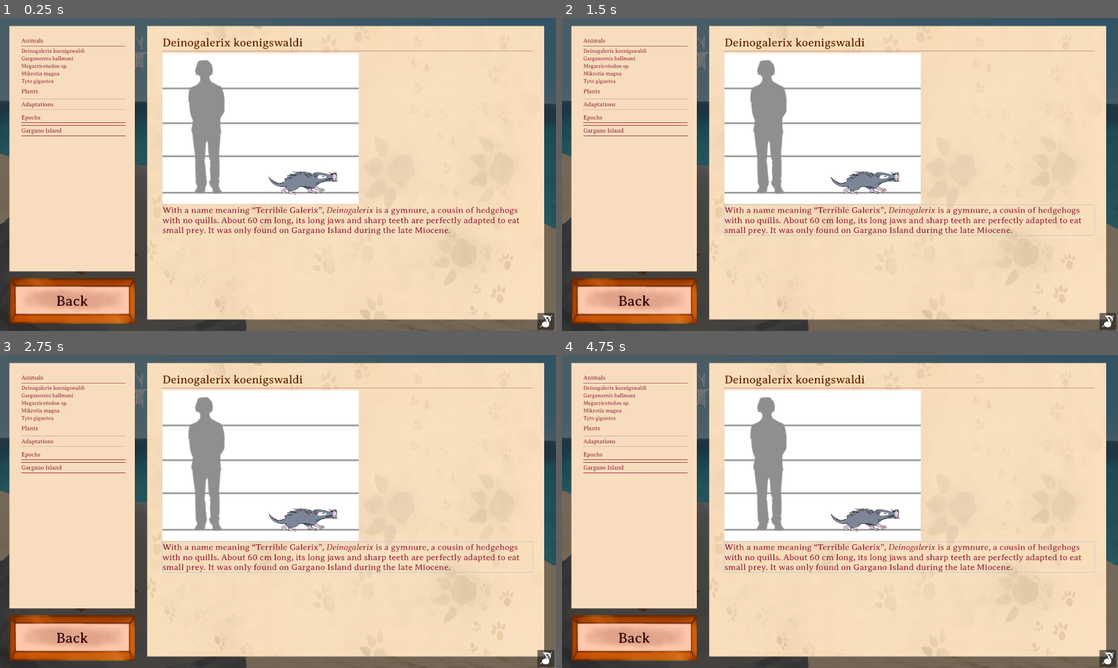
Above: before the commit, frames 1-4 (two rows, left to right).
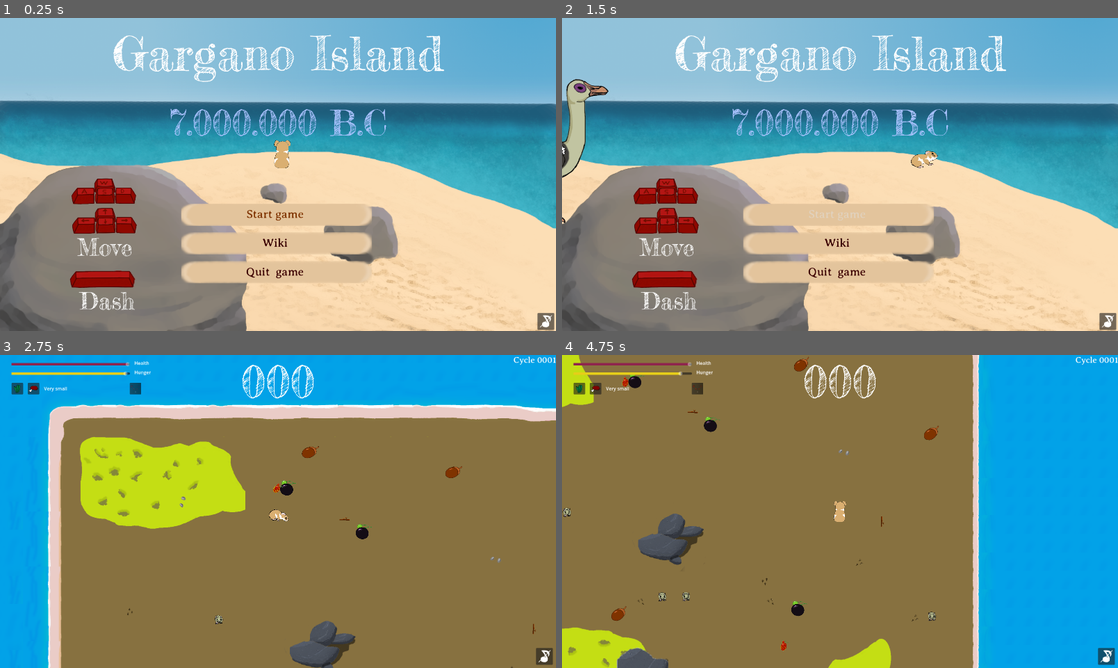
Above: after the commit, the same moments.

Repository: nialsiG/GMTK2024
Game: Godot game, scene res://scenes/Menus/start_menu.tscn
Same seed, same stepped clock (60 frames per second), same inputs: the game is played once before the commit and once after it. The engine's default icon, where the game draws it, is replaced by a stand-in: a white triangle on a blue panel in a dark square.
Inputs (mouse positions are in pixels of both pictures, inside the frame that each line leads up to):
- Up to frame 1 (0.25 s): no input
- Up to frame 2 (1.5 s): click "Start game" at 0.5 s; click (840, 212) at 1.25 s, where only the run before the commit has a clickable "Start game"
- Up to frame 3 (2.75 s): move the mouse to (400, 495) at 2.02 s; hold D (move_right) from 2.03 s (still down); tap Space (attack) at 2.1 s
- Up to frame 4 (4.75 s): move the mouse to (728, 527) at 2.77 s; release D (move_right) at 2.78 s; hold S (move_down) 2.78-3.53 s; tap Space (attack) at 2.85, 3.6, 4.35 s; move the mouse to (895, 442) at 3.52 s; hold D (move_right) 3.53-4.28 s; move the mouse to (812, 574) at 4.27 s; hold W (move_up) from 4.28 s (still down)

The runs differ from the first frame. In frame 1, 83% of the frame differs, in the area x 0-100%, y 0-100%; in frame 2, 83%; in frame 3, 95%; in frame 4, 98%.

Commit message:
update graphique ui 3

Diff:
--- /dev/null
+++ b/Gmtk 2024/resources/buttons/sand_button.tres
@@ -0,0 +1,6 @@
+[gd_resource type="StyleBoxTexture" load_steps=2 format=3 uid="uid://o3xebk20tjhc"]
+
+[ext_resource type="Texture2D" uid="uid://dc4xi4voftiuw" path="res://assets/sprites/UI/button02.png" id="1_5qjxv"]
+
+[resource]
+texture = ExtResource("1_5qjxv")
--- a/Gmtk 2024/scenes/Game/pause_menu.tscn
+++ b/Gmtk 2024/scenes/Game/pause_menu.tscn
@@ -1,12 +1,10 @@
-[gd_scene load_steps=9 format=3 uid="uid://6l4w61rf18jd"]
+[gd_scene load_steps=7 format=3 uid="uid://6l4w61rf18jd"]
 
 [ext_resource type="Script" path="res://scenes/Game/pause_menu.gd" id="1_4dify"]
-[ext_resource type="LabelSettings" uid="uid://d0xafy67rfe8g" path="res://resources/labels/title1.tres" id="2_iwr68"]
-[ext_resource type="LabelSettings" uid="uid://bn0y2ipsuysdl" path="res://resources/labels/title3.tres" id="3_4uvse"]
+[ext_resource type="Texture2D" uid="uid://bcx3u7mrl76ni" path="res://assets/sprites/UI/panel.png" id="2_vgesb"]
 [ext_resource type="Theme" uid="uid://cy4ctfdd5em41" path="res://resources/buttons/button_theme.tres" id="3_e0r3w"]
-[ext_resource type="Texture2D" uid="uid://ce8mkxv2baxkm" path="res://assets/sprites/Other/MoveIcon.png" id="4_ahtax"]
-[ext_resource type="StyleBox" uid="uid://by586e7gx5rdv" path="res://resources/buttons/new_style_box_texture.tres" id="4_cxnfk"]
-[ext_resource type="Texture2D" uid="uid://875s1xw1xkow" path="res://assets/sprites/Other/DashKeyIcon.png" id="5_y5yq5"]
+[ext_resource type="LabelSettings" uid="uid://coadgxydvrogy" path="res://resources/labels/title2.tres" id="3_k55h1"]
+[ext_resource type="StyleBox" uid="uid://o3xebk20tjhc" path="res://resources/buttons/sand_button.tres" id="4_nm8fq"]
 [ext_resource type="LabelSettings" uid="uid://jbgfdqi76xl4" path="res://resources/labels/textOnRocks.tres" id="8_3wmev"]
 
 [node name="pause_menu" type="Control"]
@@ -18,14 +16,14 @@
 grow_vertical = 2
 script = ExtResource("1_4dify")
 
-[node name="ColorRect" type="ColorRect" parent="."]
+[node name="ColorRect" type="TextureRect" parent="."]
 layout_mode = 1
 anchors_preset = 15
 anchor_right = 1.0
 anchor_bottom = 1.0
 grow_horizontal = 2
 grow_vertical = 2
-color = Color(1, 0.807843, 0.521569, 0.329412)
+texture = ExtResource("2_vgesb")
 
 [node name="VBoxContainer" type="VBoxContainer" parent="."]
 layout_mode = 1
@@ -34,10 +32,10 @@
 anchor_top = 0.5
 anchor_right = 0.5
 anchor_bottom = 0.5
-offset_left = -58.5
-offset_top = -33.0
-offset_right = 58.5
-offset_bottom = 33.0
+offset_left = -275.0
+offset_top = -184.0
+offset_right = 272.0
+offset_bottom = 185.0
 grow_horizontal = 2
 grow_vertical = 2
 theme_override_constants/separation = 40
@@ -45,65 +43,40 @@
 [node name="Label" type="Label" parent="VBoxContainer"]
 layout_mode = 2
 text = "PAUSE"
-label_settings = ExtResource("2_iwr68")
+label_settings = ExtResource("3_k55h1")
 horizontal_alignment = 1
 
 [node name="resume_button" type="Button" parent="VBoxContainer"]
 layout_mode = 2
+size_flags_vertical = 3
 focus_neighbor_top = NodePath("../back_to_menu_button")
 theme = ExtResource("3_e0r3w")
 theme_override_colors/font_color = Color(0.423529, 0.160784, 0, 1)
 theme_override_colors/font_pressed_color = Color(0.792157, 0.376471, 0.0627451, 1)
 theme_override_colors/font_hover_color = Color(1, 1, 1, 1)
 theme_override_colors/font_focus_color = Color(0.815686, 0.415686, 0.0823529, 1)
-theme_override_styles/normal = ExtResource("4_cxnfk")
-theme_override_styles/hover = ExtResource("4_cxnfk")
-theme_override_styles/pressed = ExtResource("4_cxnfk")
-theme_override_styles/disabled = ExtResource("4_cxnfk")
+theme_override_styles/normal = ExtResource("4_nm8fq")
+theme_override_styles/hover = ExtResource("4_nm8fq")
+theme_override_styles/pressed = ExtResource("4_nm8fq")
+theme_override_styles/disabled = ExtResource("4_nm8fq")
+theme_override_styles/focus = ExtResource("4_nm8fq")
 text = "Resume game"
 
 [node name="back_to_menu_button" type="Button" parent="VBoxContainer"]
 layout_mode = 2
+size_flags_vertical = 3
 focus_neighbor_bottom = NodePath("../resume_button")
 theme = ExtResource("3_e0r3w")
 theme_override_colors/font_color = Color(0.423529, 0.160784, 0, 1)
 theme_override_colors/font_pressed_color = Color(0.792157, 0.376471, 0.0627451, 1)
 theme_override_colors/font_hover_color = Color(1, 1, 1, 1)
 theme_override_colors/font_focus_color = Color(0.815686, 0.415686, 0.0823529, 1)
-theme_override_styles/normal = ExtResource("4_cxnfk")
-theme_override_styles/hover = ExtResource("4_cxnfk")
-theme_override_styles/pressed = ExtResource("4_cxnfk")
-theme_override_styles/disabled = ExtResource("4_cxnfk")
+theme_override_styles/normal = ExtResource("4_nm8fq")
+theme_override_styles/hover = ExtResource("4_nm8fq")
+theme_override_styles/pressed = ExtResource("4_nm8fq")
+theme_override_styles/disabled = ExtResource("4_nm8fq")
+theme_override_styles/focus = ExtResource("4_nm8fq")
 text = "Back to menu"
-
-[node name="HBoxContainer" type="HBoxContainer" parent="VBoxContainer"]
-layout_mode = 2
-theme_override_constants/separation = 100
-alignment = 1
-
-[node name="Label" type="Label" parent="VBoxContainer/HBoxContainer"]
-layout_mode = 2
-text = "Move"
-label_settings = ExtResource("3_4uvse")
-
-[node name="Label2" type="Label" parent="VBoxContainer/HBoxContainer"]
-layout_mode = 2
-text = "Dash"
-label_settings = ExtResource("3_4uvse")
-
-[node name="HBoxContainer2" type="HBoxContainer" parent="VBoxContainer"]
-layout_mode = 2
-alignment = 1
-
-[node name="TextureRect5" type="TextureRect" parent="VBoxContainer/HBoxContainer2"]
-layout_mode = 2
-texture = ExtResource("4_ahtax")
-stretch_mode = 4
-
-[node name="TextureRect6" type="TextureRect" parent="VBoxContainer/HBoxContainer2"]
-layout_mode = 2
-texture = ExtResource("5_y5yq5")
-stretch_mode = 4
 
 [node name="CenterContainer" type="CenterContainer" parent="."]
 visible = false
--- a/Gmtk 2024/scenes/Menus/FinalScoreContainer.tscn
+++ b/Gmtk 2024/scenes/Menus/FinalScoreContainer.tscn
@@ -6,7 +6,7 @@
 [ext_resource type="Texture2D" uid="uid://bcx3u7mrl76ni" path="res://assets/sprites/UI/panel.png" id="2_3ix4m"]
 [ext_resource type="LabelSettings" uid="uid://csfqvnijlr80y" path="res://resources/labels/text2.tres" id="3_mg1wy"]
 [ext_resource type="Theme" uid="uid://cy4ctfdd5em41" path="res://resources/buttons/button_theme.tres" id="4_r3b5x"]
-[ext_resource type="StyleBox" uid="uid://by586e7gx5rdv" path="res://resources/buttons/new_style_box_texture.tres" id="5_poy3m"]
+[ext_resource type="StyleBox" uid="uid://o3xebk20tjhc" path="res://resources/buttons/sand_button.tres" id="7_tid6b"]
 
 [node name="FinalScoreContainer" type="Control"]
 process_mode = 3
@@ -48,17 +48,6 @@
 horizontal_alignment = 1
 vertical_alignment = 1
 
-[node name="ScrollContainer" type="ScrollContainer" parent="VBoxContainer"]
-layout_mode = 2
-size_flags_vertical = 3
-
-[node name="SelectedEvolGridContainer" type="HBoxContainer" parent="VBoxContainer/ScrollContainer"]
-unique_name_in_owner = true
-layout_mode = 2
-size_flags_horizontal = 3
-theme_override_constants/separation = 10
-alignment = 1
-
 [node name="TrophyLabel" type="Label" parent="VBoxContainer"]
 unique_name_in_owner = true
 layout_mode = 2
@@ -78,6 +67,17 @@
 vertical_alignment = 1
 autowrap_mode = 2
 
+[node name="ScrollContainer" type="ScrollContainer" parent="VBoxContainer"]
+layout_mode = 2
+size_flags_vertical = 3
+
+[node name="SelectedEvolGridContainer" type="HBoxContainer" parent="VBoxContainer/ScrollContainer"]
+unique_name_in_owner = true
+layout_mode = 2
+size_flags_horizontal = 3
+theme_override_constants/separation = 10
+alignment = 1
+
 [node name="BackToMenuButton" type="Button" parent="."]
 layout_mode = 1
 anchors_preset = -1
@@ -94,10 +94,11 @@
 theme_override_colors/font_pressed_color = Color(0.988235, 0.882353, 0.823529, 1)
 theme_override_colors/font_hover_color = Color(0.756863, 0.368627, 0.054902, 1)
 theme_override_colors/font_focus_color = Color(0.803922, 0.376471, 0.0470588, 1)
-theme_override_styles/normal = ExtResource("5_poy3m")
-theme_override_styles/hover = ExtResource("5_poy3m")
-theme_override_styles/pressed = ExtResource("5_poy3m")
-theme_override_styles/disabled = ExtResource("5_poy3m")
+theme_override_styles/normal = ExtResource("7_tid6b")
+theme_override_styles/hover = ExtResource("7_tid6b")
+theme_override_styles/pressed = ExtResource("7_tid6b")
+theme_override_styles/disabled = ExtResource("7_tid6b")
+theme_override_styles/focus = ExtResource("7_tid6b")
 text = "Back to menu"
 
 [connection signal="pressed" from="BackToMenuButton" to="." method="_on_back_to_menu_button_pressed"]
--- a/Gmtk 2024/scenes/Menus/start_menu.tscn
+++ b/Gmtk 2024/scenes/Menus/start_menu.tscn
@@ -10,12 +10,11 @@
 [ext_resource type="FontFile" uid="uid://cu62feaxfcqk8" path="res://assets/fonts/FrederickatheGreat-Regular.ttf" id="5_qj008"]
 [ext_resource type="AudioStream" uid="uid://dpox0yxacwbcs" path="res://assets/Sounds/aggresive_goose.mp3" id="5_wla5a"]
 [ext_resource type="SpriteFrames" uid="uid://cgwmfc675gf35" path="res://assets/sprites/player.tres" id="6_2iajs"]
-[ext_resource type="StyleBox" uid="uid://by586e7gx5rdv" path="res://resources/buttons/new_style_box_texture.tres" id="7_1ysxi"]
 [ext_resource type="Texture2D" uid="uid://ce8mkxv2baxkm" path="res://assets/sprites/Other/MoveIcon.png" id="7_6ftc6"]
-[ext_resource type="Texture2D" uid="uid://b2btcse5urg53" path="res://assets/sprites/UI/button.png" id="8_0vaqb"]
 [ext_resource type="Texture2D" uid="uid://875s1xw1xkow" path="res://assets/sprites/Other/DashKeyIcon.png" id="8_bqtse"]
 [ext_resource type="LabelSettings" uid="uid://bn0y2ipsuysdl" path="res://resources/labels/title3.tres" id="9_o84i5"]
 [ext_resource type="Texture2D" uid="uid://ol0k8jj34cgk" path="res://assets/sprites/Other/Steps2.png" id="11_1th13"]
+[ext_resource type="StyleBox" uid="uid://o3xebk20tjhc" path="res://resources/buttons/sand_button.tres" id="12_vy6tl"]
 [ext_resource type="FontFile" uid="uid://bxidviks1lwgv" path="res://assets/fonts/AveriaSerifLibre-Regular.ttf" id="15_50dkx"]
 [ext_resource type="LabelSettings" uid="uid://jbgfdqi76xl4" path="res://resources/labels/textOnRocks.tres" id="15_jujkx"]
 [ext_resource type="Script" path="res://scenes/Menus/WikiContainer.gd" id="16_2gkxj"]
@@ -41,9 +40,6 @@
 font_size = 120
 font_color = Color(0.670588, 0.764706, 1, 1)
 
-[sub_resource type="StyleBoxTexture" id="StyleBoxTexture_0lqv6"]
-texture = ExtResource("8_0vaqb")
-
 [node name="start_menu" type="Node"]
 process_mode = 3
 script = ExtResource("1_riksi")
@@ -68,15 +64,14 @@
 texture = ExtResource("2_cp1jw")
 
 [node name="HamsterSprite2D" type="AnimatedSprite2D" parent="CanvasLayer/Background"]
-position = Vector2(917, 476)
+position = Vector2(975, 469)
 scale = Vector2(0.2, 0.2)
 sprite_frames = ExtResource("6_2iajs")
 animation = &"Idle_Up"
 autoplay = "Right"
 
 [node name="GooseSprite2D" type="AnimatedSprite2D" parent="CanvasLayer/Background"]
-position = Vector2(-129, 424)
-scale = Vector2(0.5, 0.5)
+position = Vector2(-260, 458)
 sprite_frames = ExtResource("5_2ab6e")
 animation = &"Right"
 
@@ -127,36 +122,38 @@
 anchors_preset = 15
 anchor_right = 1.0
 anchor_bottom = 1.0
-offset_left = 1336.0
-offset_top = 662.0
-offset_right = -6.0
-offset_bottom = -1.0
+offset_left = 182.0
+offset_top = 611.0
+offset_right = -1160.0
+offset_bottom = -52.0
 grow_horizontal = 2
 grow_vertical = 2
 size_flags_vertical = 8
 
 [node name="MoveImage" type="TextureRect" parent="CanvasLayer/Buttons/Tutorial"]
-layout_mode = 1
-anchors_preset = 15
-anchor_right = 1.0
-anchor_bottom = 1.0
-offset_left = 57.0
-offset_top = -14.0
-offset_right = -274.0
-offset_bottom = -195.0
+modulate = Color(0.701961, 0.0980392, 0.0980392, 1)
+layout_mode = 1
+anchors_preset = 15
+anchor_right = 1.0
+anchor_bottom = 1.0
+offset_left = 59.0
+offset_top = -61.0
+offset_right = -277.0
+offset_bottom = -280.0
 grow_horizontal = 2
 grow_vertical = 2
 texture = ExtResource("7_6ftc6")
 
 [node name="DashImage" type="TextureRect" parent="CanvasLayer/Buttons/Tutorial"]
-layout_mode = 1
-anchors_preset = 15
-anchor_right = 1.0
-anchor_bottom = 1.0
-offset_left = 67.0
-offset_top = 267.0
-offset_right = -253.0
-offset_bottom = -59.0
+modulate = Color(0.701961, 0.0980392, 0.0980392, 1)
+layout_mode = 1
+anchors_preset = 15
+anchor_right = 1.0
+anchor_bottom = 1.0
+offset_left = 54.0
+offset_top = 255.0
+offset_right = -286.0
+offset_bottom = -92.0
 grow_horizontal = 2
 grow_vertical = 2
 texture = ExtResource("8_bqtse")
@@ -168,10 +165,10 @@
 anchor_top = -2.736
 anchor_right = 1.006
 anchor_bottom = 1.0
-offset_left = 856.356
-offset_top = 1227.91
-offset_right = -55.468
-offset_bottom = -231.0
+offset_left = 606.356
+offset_top = 1271.91
+offset_right = -305.468
+offset_bottom = -187.0
 text = "Move"
 label_settings = ExtResource("9_o84i5")
 
@@ -182,10 +179,10 @@
 anchor_top = -2.795
 anchor_right = 1.0
 anchor_bottom = 1.0
-offset_left = 872.714
-offset_top = 1393.52
-offset_right = -44.0
-offset_bottom = -90.0
+offset_left = 621.714
+offset_top = 1480.52
+offset_right = -295.0
+offset_bottom = -3.0
 text = "Dash"
 label_settings = ExtResource("9_o84i5")
 
@@ -194,57 +191,63 @@
 anchors_preset = -1
 anchor_right = 1.0
 anchor_bottom = 1.0
-offset_left = 642.0
-offset_top = 571.0
-offset_right = -634.0
-offset_bottom = -67.0
-grow_horizontal = 2
-grow_vertical = 2
-theme_override_constants/separation = 40
+offset_left = 579.0
+offset_top = 613.0
+offset_right = -599.0
+offset_bottom = -139.0
+grow_horizontal = 2
+grow_vertical = 2
+theme_override_constants/separation = -30
 alignment = 1
 
 [node name="start_button" type="Button" parent="CanvasLayer/Buttons/VBoxContainer"]
 layout_mode = 2
+size_flags_vertical = 3
 focus_neighbor_top = NodePath("../quit_button")
 theme = ExtResource("3_jex88")
 theme_override_colors/font_color = Color(0.203922, 0.0352941, 0.0509804, 1)
 theme_override_colors/font_pressed_color = Color(1, 0.784314, 0.666667, 1)
 theme_override_colors/font_hover_color = Color(0.498039, 0.2, 0, 1)
 theme_override_colors/font_focus_color = Color(0.498039, 0.2, 0, 1)
-theme_override_styles/normal = ExtResource("7_1ysxi")
-theme_override_styles/hover = ExtResource("7_1ysxi")
-theme_override_styles/pressed = ExtResource("7_1ysxi")
-theme_override_styles/disabled = ExtResource("7_1ysxi")
-theme_override_styles/focus = SubResource("StyleBoxTexture_0lqv6")
+theme_override_styles/normal = ExtResource("12_vy6tl")
+theme_override_styles/hover = ExtResource("12_vy6tl")
+theme_override_styles/pressed = ExtResource("12_vy6tl")
+theme_override_styles/disabled = ExtResource("12_vy6tl")
+theme_override_styles/focus = ExtResource("12_vy6tl")
 text = "Start game"
 
 [node name="wiki_button" type="Button" parent="CanvasLayer/Buttons/VBoxContainer"]
 layout_mode = 2
+size_flags_vertical = 3
 focus_neighbor_bottom = NodePath("../start_button")
 theme = ExtResource("3_jex88")
 theme_override_colors/font_color = Color(0.23, 0, 0, 1)
 theme_override_colors/font_pressed_color = Color(0.992157, 0.776471, 0.658824, 1)
 theme_override_colors/font_hover_color = Color(0.498039, 0.2, 0, 1)
-theme_override_styles/normal = ExtResource("7_1ysxi")
-theme_override_styles/hover = ExtResource("7_1ysxi")
-theme_override_styles/pressed = ExtResource("7_1ysxi")
-theme_override_styles/disabled = ExtResource("7_1ysxi")
+theme_override_styles/normal = ExtResource("12_vy6tl")
+theme_override_styles/hover = ExtResource("12_vy6tl")
+theme_override_styles/pressed = ExtResource("12_vy6tl")
+theme_override_styles/disabled = ExtResource("12_vy6tl")
+theme_override_styles/focus = ExtResource("12_vy6tl")
 text = "Wiki"
 
 [node name="quit_button" type="Button" parent="CanvasLayer/Buttons/VBoxContainer"]
 layout_mode = 2
+size_flags_vertical = 3
 focus_neighbor_bottom = NodePath("../start_button")
 theme = ExtResource("3_jex88")
 theme_override_colors/font_color = Color(0.23, 0, 0, 1)
 theme_override_colors/font_pressed_color = Color(0.992157, 0.776471, 0.658824, 1)
 theme_override_colors/font_hover_color = Color(0.498039, 0.2, 0, 1)
-theme_override_styles/normal = ExtResource("7_1ysxi")
-theme_override_styles/hover = ExtResource("7_1ysxi")
-theme_override_styles/pressed = ExtResource("7_1ysxi")
-theme_override_styles/disabled = ExtResource("7_1ysxi")
+theme_override_styles/normal = ExtResource("12_vy6tl")
+theme_override_styles/hover = ExtResource("12_vy6tl")
+theme_override_styles/pressed = ExtResource("12_vy6tl")
+theme_override_styles/disabled = ExtResource("12_vy6tl")
+theme_override_styles/focus = ExtResource("12_vy6tl")
 text = "Quit  game"
 
 [node name="ShowCreditsButton" type="TextureButton" parent="CanvasLayer/Buttons"]
+visible = false
 layout_mode = 1
 anchors_preset = 15
 anchor_right = 1.0
@@ -295,6 +298,7 @@
 horizontal_alignment = 1
 
 [node name="WikiContainer" type="Panel" parent="CanvasLayer/Buttons" node_paths=PackedStringArray("button_array")]
+visible = false
 layout_mode = 1
 anchors_preset = 15
 anchor_right = 1.0
@@ -522,10 +526,10 @@
 theme_override_colors/font_focus_color = Color(0.913925, 0.536685, 0.125707, 1)
 theme_override_fonts/font = ExtResource("15_50dkx")
 theme_override_font_sizes/font_size = 50
-theme_override_styles/normal = ExtResource("7_1ysxi")
-theme_override_styles/hover = ExtResource("7_1ysxi")
-theme_override_styles/pressed = ExtResource("7_1ysxi")
-theme_override_styles/disabled = ExtResource("7_1ysxi")
+theme_override_styles/normal = ExtResource("12_vy6tl")
+theme_override_styles/hover = ExtResource("12_vy6tl")
+theme_override_styles/pressed = ExtResource("12_vy6tl")
+theme_override_styles/focus = ExtResource("12_vy6tl")
 text = "Back"
 
 [node name="SettingsMenu" parent="CanvasLayer" instance=ExtResource("19_lkmx4")]
Binary file changed: Gmtk 2024/assets/sprites/UI/button02.png
Not shown, added: Gmtk 2024/assets/sprites/UI/button02.png.import
Not shown: 1 places in Gmtk 2024/scenes/Menus/start_menu.tscn that only renumber resources
